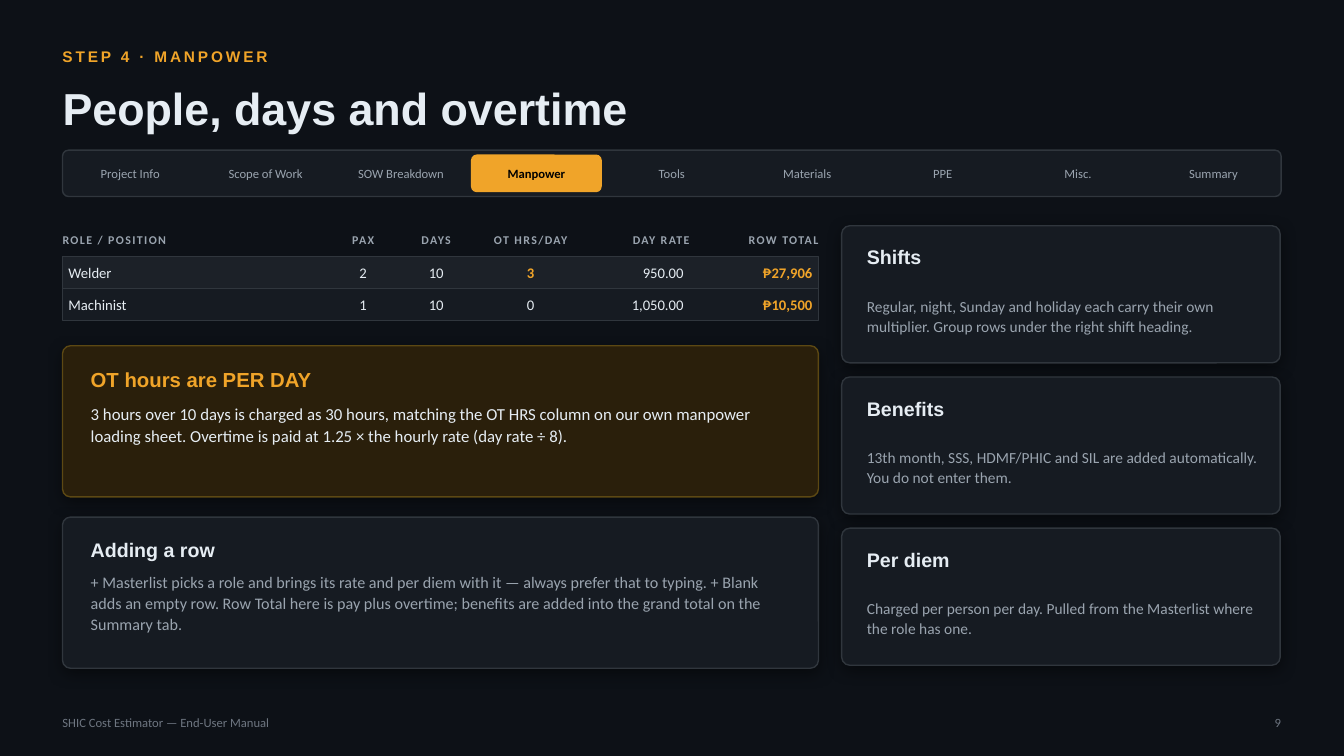
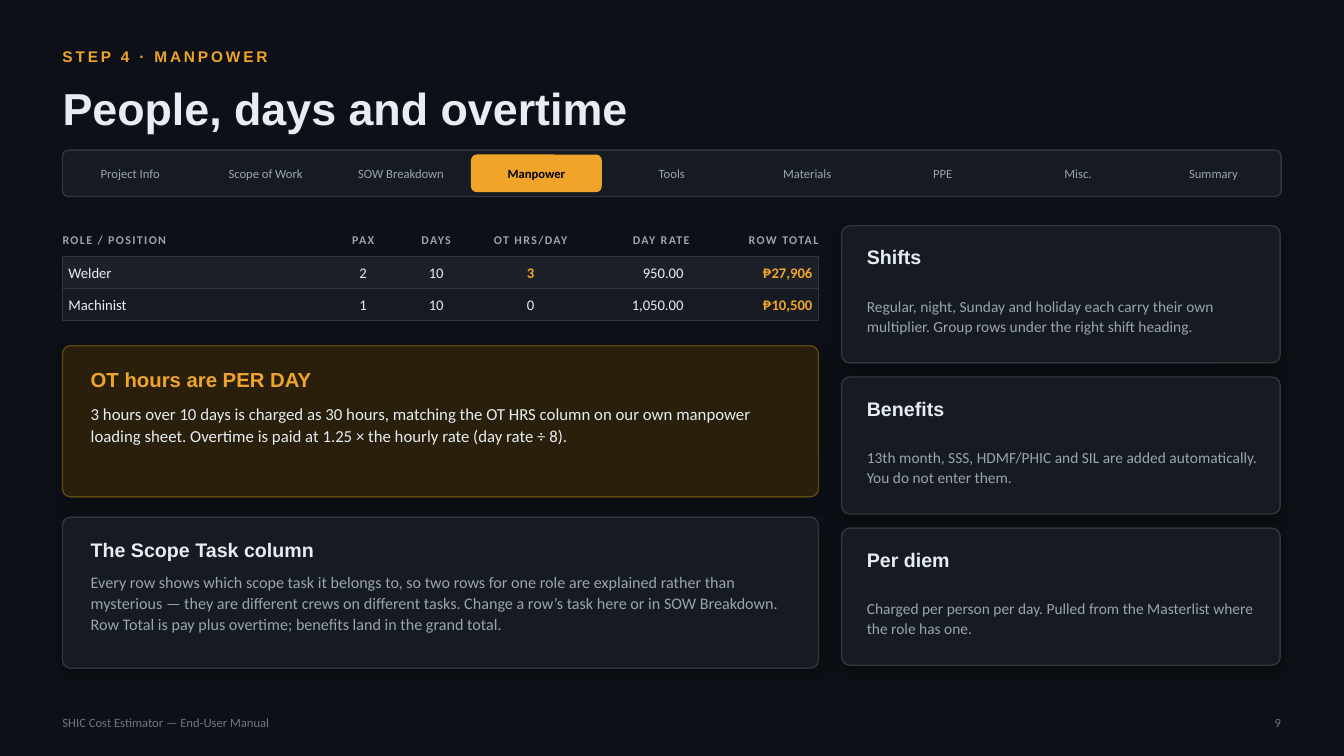
Before and after one commit to SYNERCORE/CostEstimation, a slide deck: slide 9 of docs/SHIC-Cost-Estimator-User-Manual.pptx. Drawn at 1344x756 pixels with LibreOffice and Linux fonts; fonts in the diff are those of the drawing. Boxes give left, top, right and bottom in pixels: in the first picture for what was removed or moved away, otherwise in the second. Text is boxed around its words. In the diff, an @@ line names an element or a change of style, - is before the commit and + after.

```diff
--- a/docs/SHIC-Cost-Estimator-User-Manual.pptx
+++ b/docs/SHIC-Cost-Estimator-User-Manual.pptx
@@ text at [91, 542, 314, 561]: text changed @@
-Adding a row
+The Scope Task column
@@ text at [91, 577, 778, 633]: text changed @@
-+ Masterlist picks a role and brings its rate and per diem with it — always prefer that to typing. + Blank adds an empty row. Row Total here is pay plus overtime; benefits are added into the grand total on the Summary tab.
+Every row shows which scope task it belongs to, so two rows for one role are explained rather than mysterious — they are different crews on different tasks. Change a row’s task here or in SOW Breakdown. Row Total is pay plus overtime; benefits land in the grand total.
```
Also in this commit, not shown: 14 other slides changed, 1 slide added.
